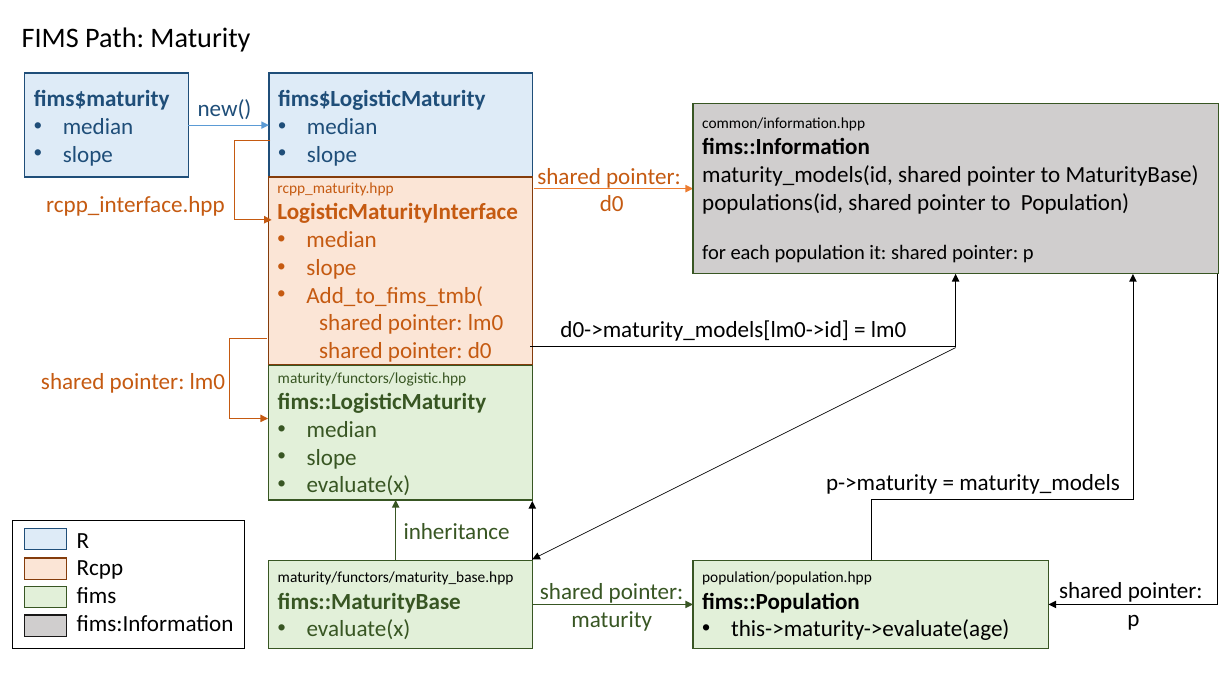
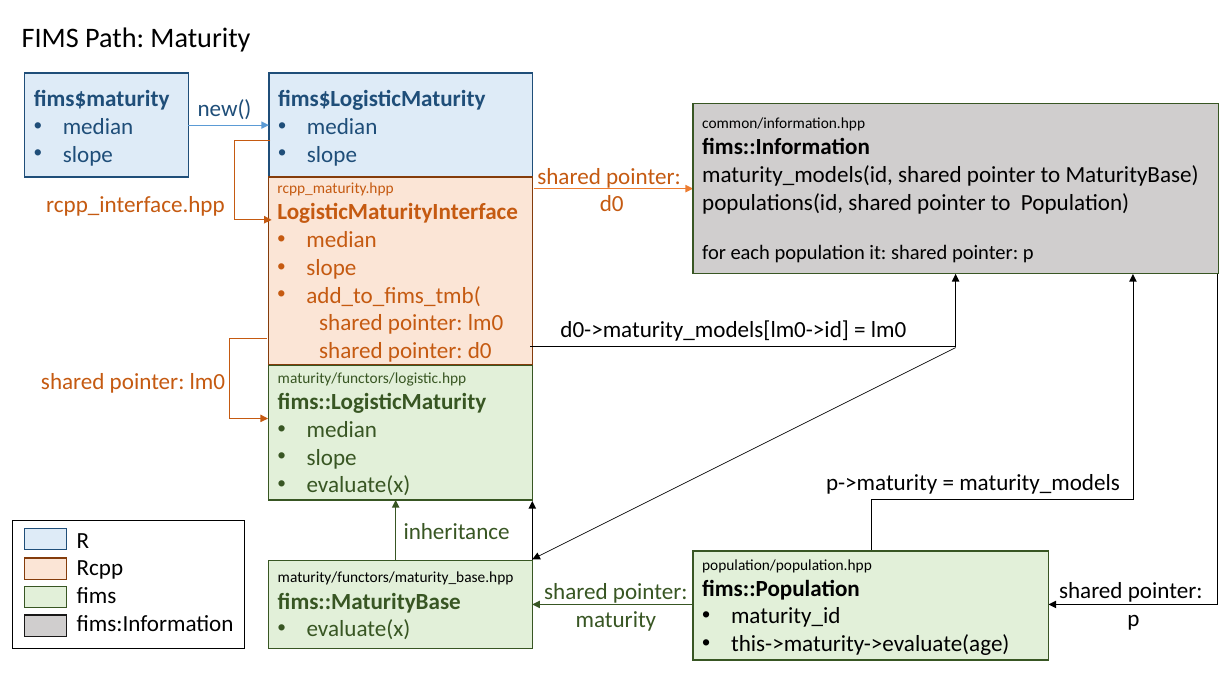
Before and after one commit to NOAA-FIMS/FIMS, a slide deck: slide 5 of vignettes/figures/fims-path-maturity.pptx (slide 2 before the commit). Drawn at 1232x693 pixels with LibreOffice and Linux fonts; fonts in the diff are those of the drawing. Boxes give left, top, right and bottom in pixels: in the first picture for what was removed or moved away, otherwise in the second. Text is boxed around its words. In the diff, an @@ line names an element or a change of style, - is before the commit and + after.

```diff
--- a/vignettes/figures/fims-path-maturity.pptx
+++ b/vignettes/figures/fims-path-maturity.pptx
@@ text in rectangle at bbox=[306, 286, 480, 306]: text changed @@
-• Add_to_fims_tmb(
+• add_to_fims_tmb(
@@ rectangle "population/population.hpp": place and size @@
-rectangle "population/population.hpp" at bbox=[693, 561, 1049, 649]
+rectangle "population/population.hpp" at bbox=[693, 551, 1049, 660]
@@ text "shared pointer: maturity": place and size @@
-text "shared pointer: maturity" at bbox=[540, 583, 684, 631]
+text "shared pointer: maturity" at bbox=[544, 583, 688, 631]
@@ arrow (532, 604) - (693, 604): arrowheads changed @@
@@ text in rectangle at bbox=[731, 607, 841, 627]: paragraph added @@
+• maturity_id
```
Also in this commit, not shown: 1 other slide changed, 3 slides added, 6 other files.
